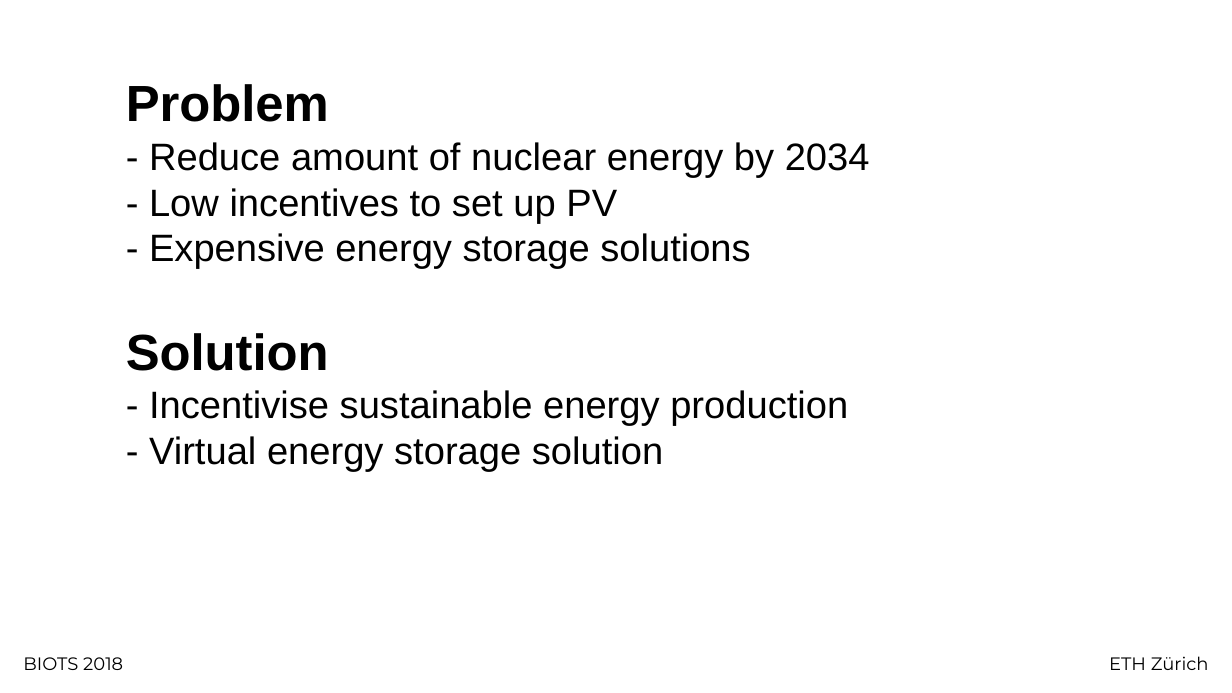
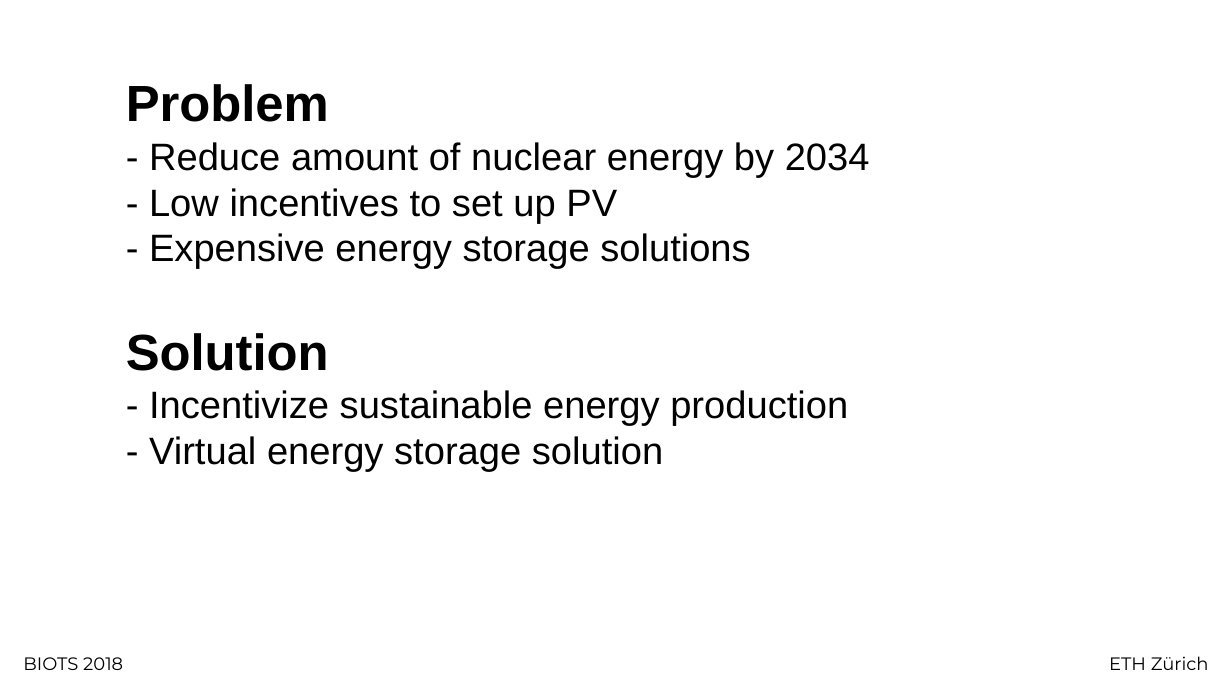
Before and after one commit to StefanOnGit/EnergyOnline, a slide deck: slide 2 of BIOTS Project Slides Template.pptx. Drawn at 1232x693 pixels with LibreOffice and Linux fonts; fonts in the diff are those of the drawing; background and template pictures are left out. Boxes give left, top, right and bottom in pixels: in the first picture for what was removed or moved away, otherwise in the second. Text is boxed around its words. In the diff, an @@ line names an element or a change of style, - is before the commit and + after.

```diff
--- a/BIOTS Project Slides Template.pptx
+++ b/BIOTS Project Slides Template.pptx
@@ title at (x1=126, y1=84, x2=870, y2=472): text changed @@
-Problem
-- Reduce amount of nuclear energy by 2034
-- Low incentives to set up PV
-- Expensive energy storage solutions
-Solution
-- Incentivise sustainable energy production
-- Virtual energy storage solution
+Problem
+- Reduce amount of nuclear energy by 2034
+- Low incentives to set up PV
+- Expensive energy storage solutions
+Solution
+- Incentivize sustainable energy production
+- Virtual energy storage solution
```
Also in this commit, not shown: 1 slide added, 1 slide removed.
